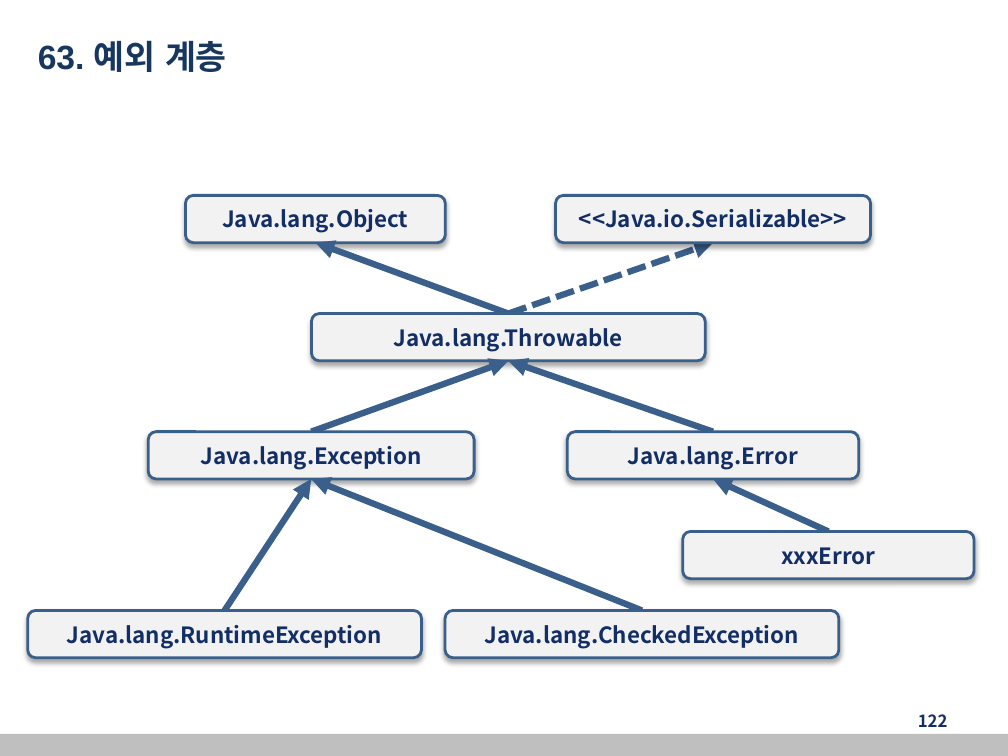
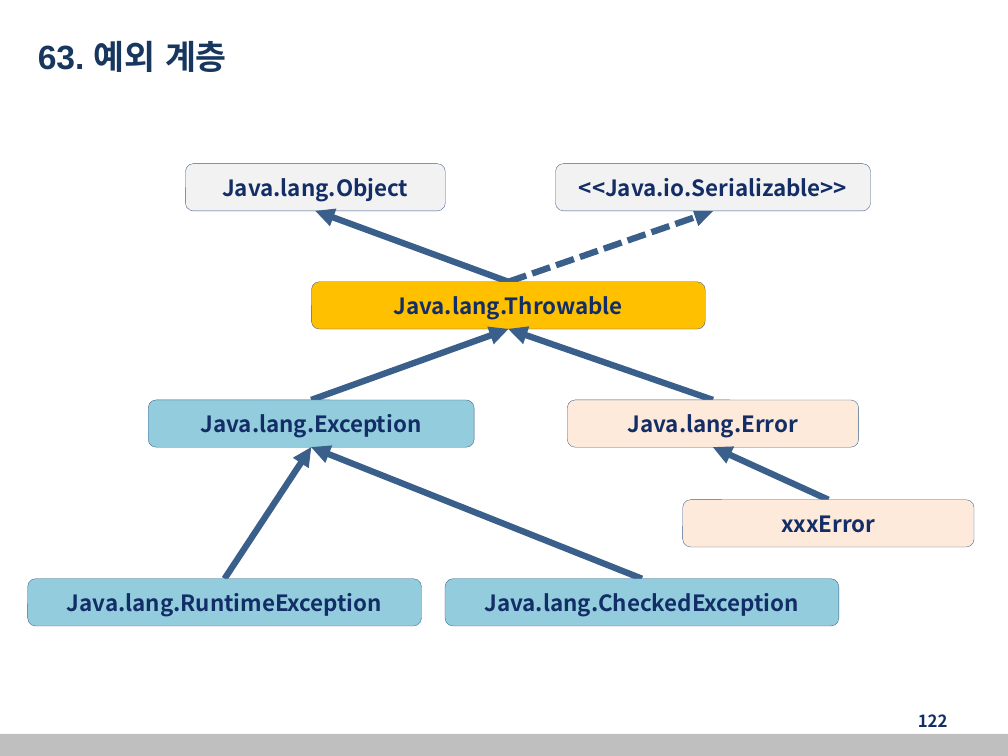
Before and after one commit to kang99king3/back-end_edu20221230, a slide deck: slide 122 of 자바교안_20221230.pptx. Drawn at 1008x756 pixels with LibreOffice and Linux fonts; fonts in the diff are those of the drawing. Boxes give left, top, right and bottom in pixels: in the first picture for what was removed or moved away, otherwise in the second. Text is boxed around its words. In the diff, an @@ line names an element or a change of style, - is before the commit and + after.

```diff
--- a/자바교안_20221230.pptx
+++ b/자바교안_20221230.pptx
@@ rounded rectangle "Java.lang.Object": place and size @@
-rounded rectangle "Java.lang.Object" at (185,196,446,243)
+rounded rectangle "Java.lang.Object" at (185,163,446,211)
@@ rounded rectangle "Java.lang.Object" at (185,163,446,211): outline #3A5F8C 2 pt to #3A5F8C 0.25 pt; shadow off @@
@@ rounded rectangle "<<Java.io.Serializable>>": place and size @@
-rounded rectangle "<<Java.io.Serializable>>" at (555,196,871,243)
+rounded rectangle "<<Java.io.Serializable>>" at (555,163,871,211)
@@ rounded rectangle "<<Java.io.Serializable>>" at (555,163,871,211): outline #3A5F8C 2 pt to #3A5F8C 0.25 pt; shadow off @@
@@ rounded rectangle "Java.lang.Throwable" at (311,282,706,330): fill #F2F2F2 to #FFC000; outline #3A5F8C 2 pt to #3A5F8C 0.25 pt; shadow off @@
@@ rounded rectangle "Java.lang.Error" at (568,400,859,448): fill #F2F2F2 to #FDEADA; outline #3A5F8C 2 pt to #3A5F8C 0.25 pt; shadow off @@
@@ 7 arrows, 6 rounded rectangles: place and size @@
-7 arrows, 6 rounded rectangles at (28,243,974,658)
+7 arrows, 6 rounded rectangles at (28,211,974,626)
@@ rounded rectangle "xxxError" at (682,500,974,547): fill #F2F2F2 to #FDEADA; outline #3A5F8C 2 pt to #3A5F8C 0.25 pt; shadow off @@
@@ fill #F2F2F2 to #93CDDD; outline #3A5F8C 2 pt to #3A5F8C 0.25 pt; shadow off in 3 elements at (148,400,474,448), (446,579,840,626), (28,579,422,626) @@
```
Also in this commit, not shown: 3 other slides changed.
